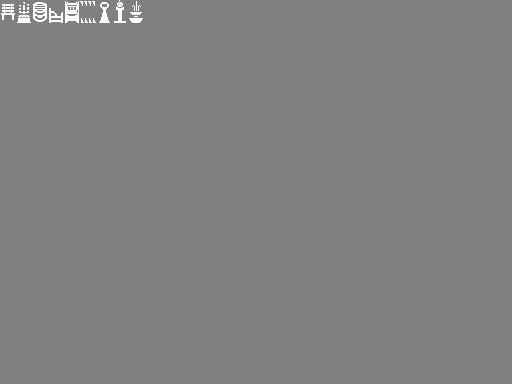
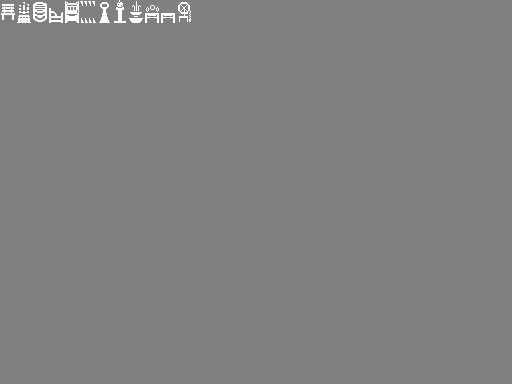
The second 512px x 384px image is a revision of the first. Changes to its layers:
painted on "Background" over [145,2,191,23]
